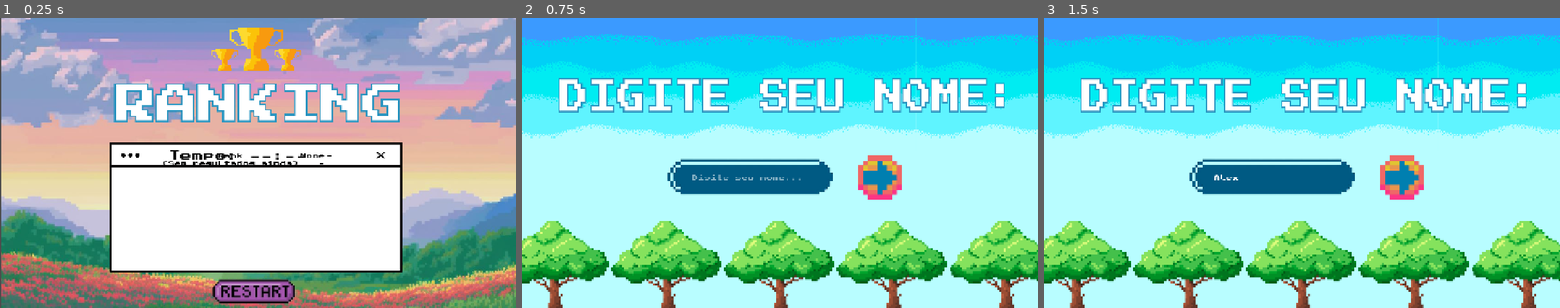
Above: before the commit, frames 1-3 (left to right).
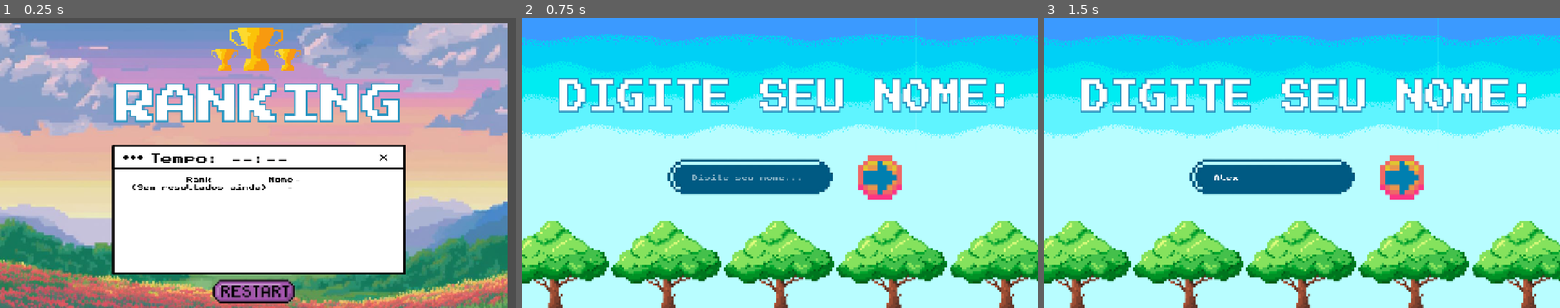
Above: after the commit, the same moments.

Repository: yaraalmeidaz/memory-game
Game: Godot game, scene res://scenes/ranking/Leaderboard.tscn
Same seed, same stepped clock (60 frames per second), same inputs: the game is played once before the commit and once after it. This scene is started directly instead of the project's main scene.
Inputs (mouse positions are in pixels of both pictures, inside the frame that each line leads up to):
- Up to frame 1 (0.25 s): no input
- Up to frame 2 (0.75 s): click (774, 290) at 0.5 s
- Up to frame 3 (1.5 s): click (1276, 177) at 1.27 s; type "Alex" at 1.35 s

The runs differ from the first frame. In frame 1, 32% of the frame differs, in the area x 0-100%, y 0-100%; in frame 2, nothing differs; in frame 3, nothing differs.

Commit message:
Atualizações no jogo

Diff:
--- a/memory-game/scenes/ranking/Leaderboard.tscn
+++ b/memory-game/scenes/ranking/Leaderboard.tscn
@@ -13,6 +13,8 @@
 anchors_preset = 15
 anchor_right = 1.0
 anchor_bottom = 1.0
+grow_horizontal = 2
+grow_vertical = 2
 script = ExtResource("1")
 
 [node name="VBox" type="Control" parent="."]
@@ -20,52 +22,57 @@
 anchors_preset = 15
 anchor_right = 1.0
 anchor_bottom = 1.0
+grow_horizontal = 2
+grow_vertical = 2
 
 [node name="List" type="GridContainer" parent="VBox"]
-custom_minimum_size = Vector2(520, 300)
+custom_minimum_size = Vector2(5, 6)
 layout_mode = 0
-offset_left = 420.0
-offset_top = 346.0
-offset_right = 940.0
-offset_bottom = 646.0
+offset_left = 339.0
+offset_top = 408.0
+offset_right = 999.0
+offset_bottom = 642.0
 columns = 3
 script = ExtResource("2")
 enabled = true
-position_px = Vector2(420, 346)
+position_px = Vector2(339, 408)
 
 [node name="Sprite2D" type="Sprite2D" parent="VBox/List"]
-position = Vector2(242.00006, 143)
+position = Vector2(330.00003, 87)
 scale = Vector2(0.9793548, 0.7925531)
 texture = ExtResource("3_0ej6v")
+
+[node name="HeaderRank" type="Label" parent="VBox/List"]
+layout_mode = 2
+theme_override_colors/font_color = Color(0, 0, 0, 1)
+text = "Rank"
+horizontal_alignment = 1
+
+[node name="HeaderName" type="Label" parent="VBox/List"]
+layout_mode = 2
+theme_override_colors/font_color = Color(0, 0, 0, 1)
+text = "Nome"
+
+[node name="HeaderTime" type="Label" parent="VBox/List"]
+layout_mode = 2
+theme_override_colors/font_color = Color(0, 0, 0, 1)
+text = "Tempo"
+horizontal_alignment = 2
 
 [node name="YourTime" type="Label" parent="VBox"]
 custom_minimum_size = Vector2(52, 0)
 layout_mode = 0
-offset_left = 436.0
-offset_top = 337.0
-offset_right = 736.0
-offset_bottom = 367.0
+offset_left = 387.0
+offset_top = 345.0
+offset_right = 687.0
+offset_bottom = 375.0
 theme_override_colors/font_color = Color(0.043039158, 0.04303915, 0.04303915, 1)
 theme_override_font_sizes/font_size = 30
 text = "Seu tempo:"
 horizontal_alignment = 1
 script = ExtResource("2")
 enabled = true
-position_px = Vector2(436, 337)
-
-[node name="HeaderRank" type="Label" parent="VBox/List"]
-theme_override_colors/font_color = Color(0, 0, 0, 1)
-text = "Rank"
-horizontal_alignment = 1
-
-[node name="HeaderName" type="Label" parent="VBox/List"]
-theme_override_colors/font_color = Color(0, 0, 0, 1)
-text = "Nome"
-
-[node name="HeaderTime" type="Label" parent="VBox/List"]
-theme_override_colors/font_color = Color(0, 0, 0, 1)
-text = "Tempo"
-horizontal_alignment = 2
+position_px = Vector2(387, 345)
 
 [node name="PlayAgain" type="Button" parent="VBox"]
 custom_minimum_size = Vector2(22, 4)
@@ -95,7 +102,7 @@
 [node name="ParallaxLayer" type="ParallaxLayer" parent="ParallaxBackground"]
 
 [node name="Sprite2D" type="Sprite2D" parent="ParallaxBackground/ParallaxLayer"]
-position = Vector2(670, 374)
+position = Vector2(643, 395)
 scale = Vector2(0.6947917, 0.7074074)
 texture = ExtResource("4_xhfdc")
 
